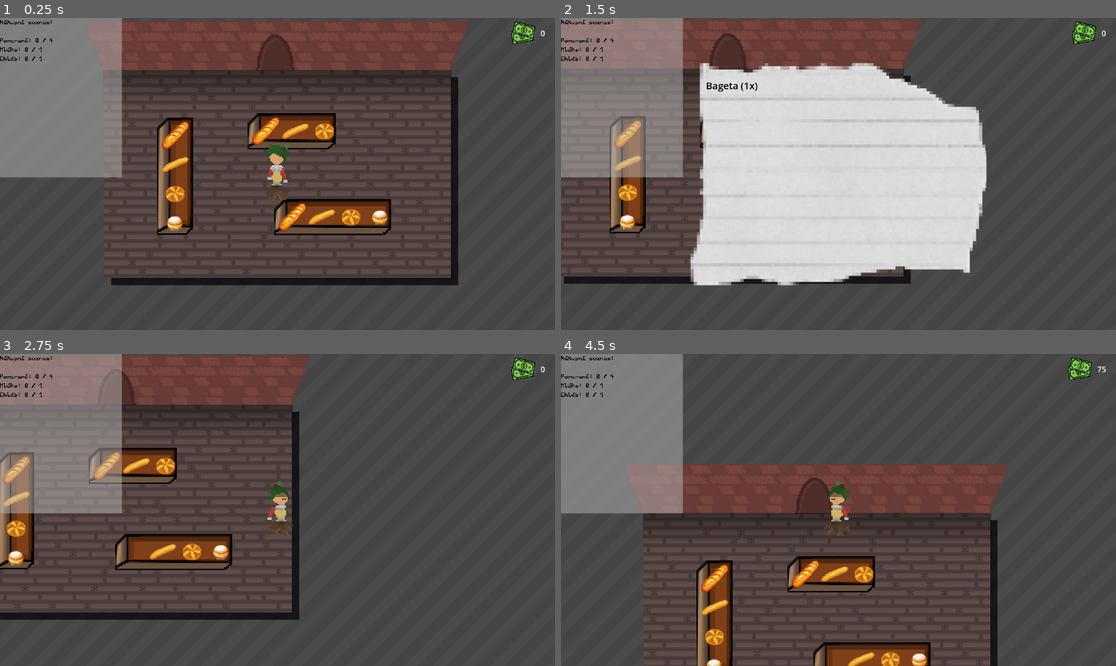
Above: before the commit, frames 1-4 (two rows, left to right).
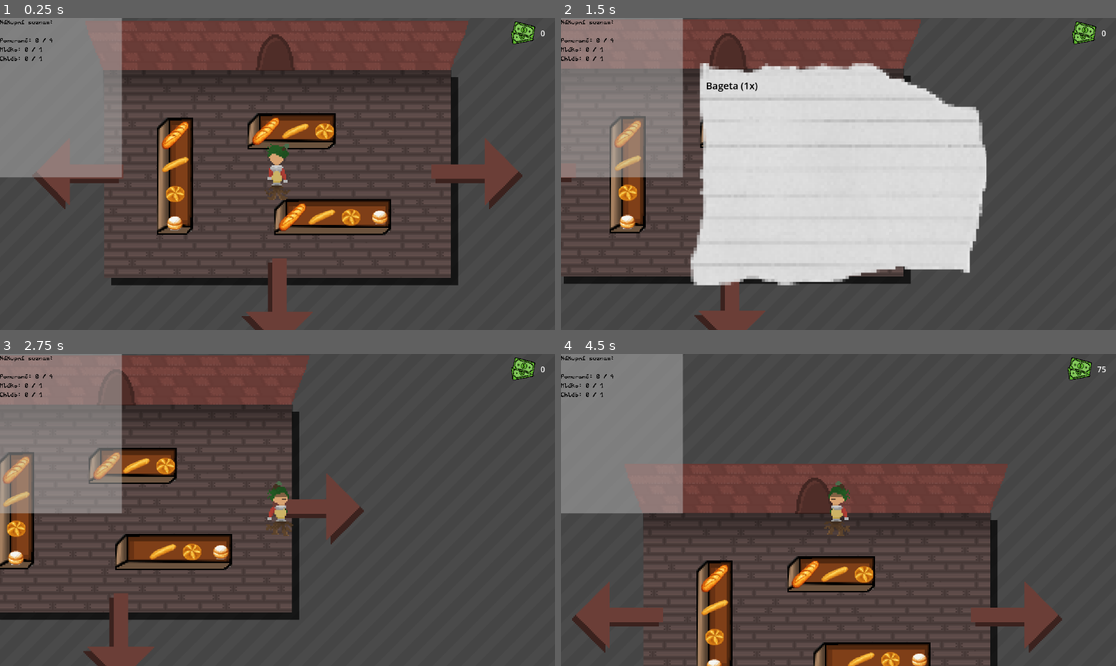
Above: after the commit, the same moments.

Repository: Trigware/Shopping-Madness
Game: Godot game, scene res://Scenes/MainScene.tscn
Same seed, same stepped clock (60 frames per second), same inputs: the game is played once before the commit and once after it.
Inputs:
- Up to frame 1 (0.25 s): no input
- Up to frame 2 (1.5 s): tap Enter (item_pickup) at 0.5, 0.6 s; hold Right (walk_right) 0.53-1.28 s; hold Down (walk_down) from 1.28 s (still down); tap I at 1.35 s
- Up to frame 3 (2.75 s): tap Space at 2 s; release Down (walk_down) at 2.03 s; hold Right (walk_right) from 2.03 s (still down); tap Tab at 2.1 s
- Up to frame 4 (4.5 s): release Right (walk_right) at 2.78 s; hold Up (walk_up) 2.78-3.53 s; tap K at 2.85 s; hold Left (walk_left) from 3.53 s (still down); tap P at 3.6 s; tap O at 4.35 s

The runs differ from the first frame. In frame 1, 2.9% of the frame differs, in the area x 6-95%, y 38-100%; in frame 2, 0.9%; in frame 3, 2.3%; in frame 4, 2.6%.

Commit message:
Added exit arrws

Diff:
--- /dev/null
+++ b/Scenes/EnteranceArrow.tscn
@@ -0,0 +1,17 @@
+[gd_scene format=3 uid="uid://dt0qdh0kgwux6"]
+
+[ext_resource type="Texture2D" uid="uid://caaryt3vbgebu" path="res://Textures/EnteranceArrow.png" id="1_juhdh"]
+[ext_resource type="Script" uid="uid://cejt3hqs66n1o" path="res://Scripts/EnteranceArrow.gd" id="1_lqmat"]
+
+[sub_resource type="RectangleShape2D" id="RectangleShape2D_juhdh"]
+size = Vector2(62, 46)
+
+[node name="Enterance Arrow" type="Area2D" unique_id=647972197]
+script = ExtResource("1_lqmat")
+
+[node name="Sprite" type="Sprite2D" parent="." unique_id=1563335792]
+texture = ExtResource("1_juhdh")
+
+[node name="Collider" type="CollisionShape2D" parent="." unique_id=822728571]
+position = Vector2(0, -2)
+shape = SubResource("RectangleShape2D_juhdh")
--- /dev/null
+++ b/Scripts/EnteranceArrow.gd
@@ -0,0 +1,2 @@
+class_name EnteranceArrow
+extends Area2D
--- a/Scripts/RoomWalls.gd
+++ b/Scripts/RoomWalls.gd
@@ -16,12 +16,17 @@
 const tile_size: int = 24
 const enterance_offset: int = 5
 
+const exit_arrows_directions: Array[Player.MovementDir] = [
+	Player.MovementDir.Left, Player.MovementDir.Right, Player.MovementDir.Down
+]
+
 func _ready():
 	enterance_area.body_entered.connect(body_entered_to_enterance)
 
 func create_wall(set_room_size: Vector2):
 	room_size = set_room_size
 	create_upper_wall()
+	create_exit_arrows()
 
 func create_upper_wall():
 	upper_wall.position = -edge_wall_size / 2
@@ -36,3 +41,22 @@
 func body_entered_to_enterance(body: Node2D):
 	if not body.is_in_group("Player"): return
 	print("ENTER ROOM")
+
+const exit_arrow_offset: float = 18
+
+func create_exit_arrows():
+	var room_size_in_px: Vector2 = room_size * tile_size
+
+	for movement_dir: Player.MovementDir in exit_arrows_directions:
+		var exit_arrow: EnteranceArrow = UID.SCN_ENTERANCE_ARROW.instantiate()
+		match movement_dir:
+			Player.MovementDir.Left:
+				exit_arrow.scale.x = -exit_arrow.scale.x
+				exit_arrow.position = Vector2(-exit_arrow_offset, room_size_in_px.y / 2)
+			Player.MovementDir.Right:
+				exit_arrow.position = Vector2(room_size_in_px.x + exit_arrow_offset, room_size_in_px.y / 2)
+			Player.MovementDir.Down:
+				exit_arrow.rotation_degrees = 90
+				exit_arrow.position = Vector2(room_size_in_px.x / 2, room_size_in_px.y + exit_arrow_offset)
+		exit_arrow.body_entered.connect(body_entered_to_enterance)
+		exit_arrows_root.add_child(exit_arrow)
--- a/Scripts/UID.gd
+++ b/Scripts/UID.gd
@@ -2,3 +2,4 @@
 
 const SCN_SHELF = preload("uid://djyxjel01iarv")
 const SCN_SHELF_ITEM = preload("uid://bsfoe4t18hntd")
+const SCN_ENTERANCE_ARROW = preload("uid://dt0qdh0kgwux6")
Not shown, added: Scripts/EnteranceArrow.gd.uid
